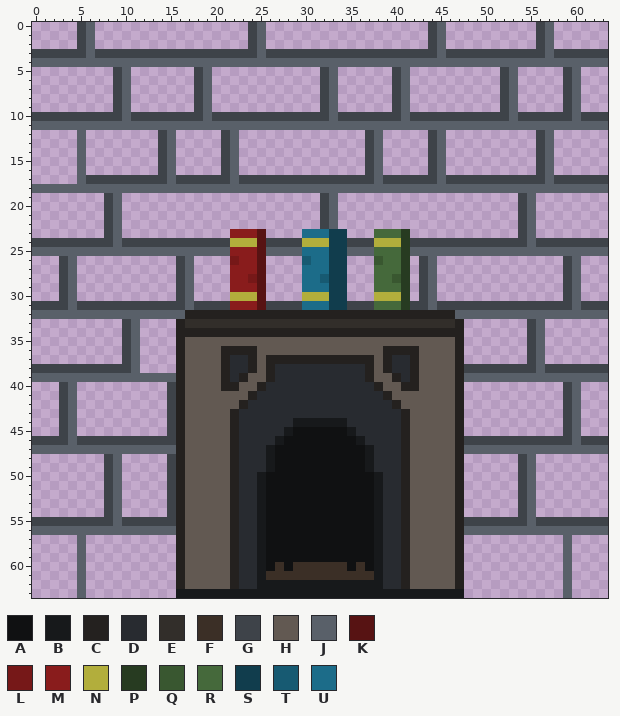
Pixel-art file -- SkeletonSlayerUnity/Assets/ASSETS_ROOT/tilesets/dungeon/tile_background_fireplace.aseprite. Above, as it was before the edit.
64x64 pixels, 1 frame.
Palette (. is transparent): A #101112  B #17191b  C #24211f  D #282b30  E #322e2a  F #3b2f26  G #3e4349  H #625952  J #596069  K #571313  L #761818  M #891c1c  N #b2ae3c  P #273b21  Q #395730  R #45693b  S #113d4d  T #175a72  U #1c6c89
Pixels before (only the part around the change), first column x 0:
 0 .....GJ.................GJ..................GJ..........GJ......
 1 .....GJ.................GJ..................GJ..........GJ......
 2 .....GJ.................GJ..................GJ..........GJ......
 3 GGGGGGJGGGGGGGGGGGGGGGGGGJGGGGGGGGGGGGGGGGGGGJGGGGGGGGGGGJGGGGGG
 4 JJJJJJJJJJJJJJJJJJJJJJJJJJJJJJJJJJJJJJJJJJJJJJJJJJJJJJJJJJJJJJJJ
 5 .........GJ.......GJ............GJ......GJ..........GJ.....GJ...
 6 .........GJ.......GJ............GJ......GJ..........GJ.....GJ...
 7 .........GJ.......GJ............GJ......GJ..........GJ.....GJ...
 8 .........GJ.......GJ............GJ......GJ..........GJ.....GJ...
 9 .........GJ.......GJ............GJ......GJ..........GJ.....GJ...
10 GGGGGGGGGGJGGGGGGGGJGGGGGGGGGGGGGJGGGGGGGJGGGGGGGGGGGJGGGGGGJGGG
11 JJJJJJJJJJJJJJJJJJJJJJJJJJJJJJJJJJJJJJJJJJJJJJJJJJJJJJJJJJJJJJJJ
12 .....J........GJ.....GJ..............GJ.....GJ..........GJ......
13 .....J........GJ.....GJ..............GJ.....GJ..........GJ......
14 .....J........GJ.....GJ..............GJ.....GJ..........GJ......
15 .....J........GJ.....GJ..............GJ.....GJ..........GJ......
16 .....J........GJ.....GJ..............GJ.....GJ..........GJ......
17 .....JGGGGGGGGGJGGGGGGJGGGGGGGGGGGGGGGJGGGGGGJGGGGGGGGGGGJGGGGGG
18 JJJJJJJJJJJJJJJJJJJJJJJJJJJJJJJJJJJJJJJJJJJJJJJJJJJJJJJJJJJJJJJJ
19 ........GJ......................GJ....................GJ........
20 ........GJ......................GJ....................GJ........
21 ........GJ......................GJ....................GJ........
22 ........GJ......................GJ....................GJ........
23 ........GJ............MMMK....UUUSS...RRRP............GJ........
24 GGGGGGGGGJGGGGGGGGGGGGNNNKGGGGNNNSSGGGNNNPGGGGGGGGGGGGGJGGGGGGGG
25 JJJJJJJJJJJJJJJJJJJJJJMMMKJJJJUUUSSJJJRRRPJJJJJJJJJJJJJJJJJJJJJJ
26 ...GJ...........GJ....LMMK....TUUSS...QRRP.GJ..............GJ...
27 ...GJ...........GJ....MMMK....UUUSS...RRRP.GJ..............GJ...
28 ...GJ...........GJ....MMLK....UUTSS...RRQP.GJ..............GJ...
29 ...GJ...........GJ....MMMK....UUUSS...RRRP.GJ..............GJ...
30 ...GJ...........GJ....NNNK....NNNSS...NNNP.GJ..............GJ...
31 GGGGJGGGGGGGGGGGGJGGGGMMMKGGGGUUUSSGGGRRRPGGJGGGGGGGGGGGGGGGJGGG
32 JJJJJJJJJJJJJJJJJCCCCCCCCCCCCCCCCCCCCCCCCCCCCCCJJJJJJJJJJJJJJJJJ
33 ..........GJ....CEEEEEEEEEEEEEEEEEEEEEEEEEEEEEEC.......GJ.......
34 ..........GJ....CCCCCCCCCCCCCCCCCCCCCCCCCCCCCCCC.......GJ.......
35 ..........GJ....CHHHHHHHHHHHHHHHHHHHHHHHHHHHHHHC.......GJ.......
36 ..........GJ....CHHHHCCCCHHHHHHHHHHHHHHCCCCHHHHC.......GJ.......
37 ..........GJ....CHHHHCDDCHCCCCCCCCCCCCHCDDCHHHHC.......GJ.......
38 GGGGGGGGGGGJ....CHHHHCDDCHCDDDDDDDDDDCHCDDCHHHHCGGGGGGGGJGGGGGGG
39 JJJJJJJJJJJJJJJJCHHHHCDCHHCDDDDDDDDDDCHHCDCHHHHCJJJJJJJJJJJJJJJJ
40 ...GJ..........GCHHHHCCHHCDDDDDDDDDDDDCHHCCHHHHC...........GJ...
41 ...GJ..........GCHHHHHHHCDDDDDDDDDDDDDDCHHHHHHHC...........GJ...
42 ...GJ..........GCHHHHHHCDDDDDDDDDDDDDDDDCHHHHHHC...........GJ...
43 ...GJ..........GCHHHHHCDDDDDDDDDDDDDDDDDDCHHHHHC...........GJ...
44 ...GJ..........GCHHHHHCDDDDDDBBBBBBDDDDDDCHHHHHC...........GJ...
45 ...GJ..........GCHHHHHCDDDDDBAAAAAABDDDDDCHHHHHC...........GJ...
46 GGGGJGGGGGGGGGGGCHHHHHCDDDDBAAAAAAAABDDDDCHHHHHCGGGGGGGGGGGGJGGG
47 JJJJJJJJJJJJJJJJCHHHHHCDDDBAAAAAAAAAABDDDCHHHHHCJJJJJJJJJJJJJJJJ
48 ........GJ.....GCHHHHHCDDDBAAAAAAAAAABDDDCHHHHHC......GJ........
49 ........GJ.....GCHHHHHCDDDBAAAAAAAAAABDDDCHHHHHC......GJ........
50 ........GJ.....GCHHHHHCDDBAAAAAAAAAAAABDDCHHHHHC......GJ........
51 ........GJ.....GCHHHHHCDDBAAAAAAAAAAAABDDCHHHHHC......GJ........
52 ........GJ.....GCHHHHHCDDBAAAAAAAAAAAABDDCHHHHHC......GJ........
53 ........GJ.....GCHHHHHCDDBAAAAAAAAAAAABDDCHHHHHC......GJ........
54 ........GJ.....GCHHHHHCDDBAAAAAAAAAAAABDDCHHHHHC......GJ........
55 GGGGGGGGGJGGGGGGCHHHHHCDDBAAAAAAAAAAAABDDCHHHHHCGGGGGGGJGGGGGGGG
56 JJJJJJJJJJJJJJJJCHHHHHCDDBAAAAAAAAAAAABDDCHHHHHCJJJJJJJJJJJJJJJJ
57 .....J..........CHHHHHCDDBAAAAAAAAAAAABDDCHHHHHC...........J....
58 .....J..........CHHHHHCDDBAAAAAAAAAAAABDDCHHHHHC...........J....
59 .....J..........CHHHHHCDDBAAAAAAAAAAAABDDCHHHHHC...........J....
60 .....J..........CHHHHHCDDBAFAFFFFFFAFABDDCHHHHHC...........J....
61 .....J..........CHHHHHCDDBFFFFFFFFFFFFBDDCHHHHHC...........J....
62 .....J..........CHHHHHCDDBBBBBBBBBBBBBBDDCHHHHHC...........J....
63 .....J..........BBBBBBBBBBBBBBBBBBBBBBBBBBBBBBBB...........J....
After:
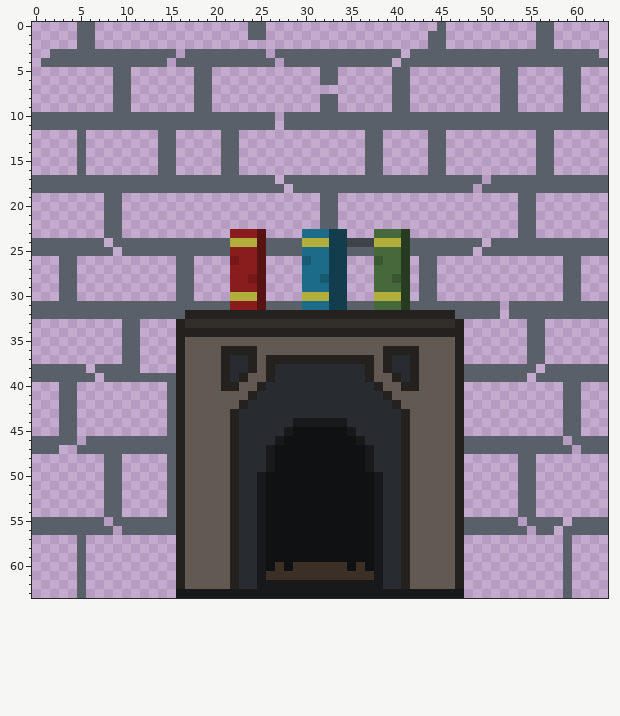
Diff:
Changed rows in their new state; - is an unchanged pixel.
first column x 0:
 0 -----J------------------J-------------------.-----------J-------
 1 -----J------------------J-------------------J-----------J-------
 2 -----J------------------..------------------J-----------J-------
 3 ..JJJJ-JJJJJJJJJ.JJJJJJJJ-.JJJJJJJJJJJJJJ.JJJ-JJJJJJJJJJJ-JJJJJ.
 4 .--------------.-----------.------------.-----------------------
 5 ---------J--------J-------------J-------J-----------J------J----
 6 ---------J--------J-------------J-------J-----------J------J----
 7 ---------J--------J-------------..------J-----------J------J----
 8 ---------J--------J-------------J-------J-----------J------J----
 9 ---------J--------J-------------J-------J-----------J------J----
10 JJJJJJJJJJ-JJJJJJJJ-JJJJJJJ.JJJJJ-JJJJJJJ-JJJJJJJJJJJ-JJJJJJ-JJJ
11 ---------------------------.------------------------------------
12 --------------J------J---------------J------J-----------J-------
13 --------------J------J---------------J------J-----------J-------
14 --------------J------J---------------J------J-----------J-------
15 --------------J------J---------------J------J-----------J-------
16 --------------J------J---------------J------J-----------J-------
17 JJJJJ-JJJJJJJJJ-JJJJJJ-JJJJ.JJJJJJJJJJ-JJJJJJ-JJJJ.JJJJJJ-JJJJJJ
18 ----------------------------.--------------------.--------------
19 --------J-----------------------J---------------------J---------
20 --------J-----------------------J---------------------J---------
21 --------J-----------------------J---------------------J---------
22 --------J-----------------------J---------------------J---------
23 --------J---------------------------------------------J---------
24 JJJJJJJJ.-JJJJJJJJJJJJ----JJJJ------------JJJJJJJJ.JJJJ-JJJJJJJJ
25 ---------.---------------------------------------.--------------
26 ---J------------J--------------------------J---------------J----
27 ---J------------J--------------------------J---------------J----
28 ---J------------J--------------------------J---------------J----
29 ---J------------J--------------------------J---------------J----
30 ---J------------J--------------------------J---------------J----
31 JJJJ-JJJJJJJJJJJJ-JJJJ----JJJJ-----JJJ----JJ-JJJJJJJ.JJJJJJJ-JJJ
32 ----------------------------------------------------.-----------
33 ----------J--------------------------------------------J--------
34 ----------J--------------------------------------------J--------
35 ----------J--------------------------------------------J--------
36 ----------J--------------------------------------------J--------
37 ----------J--------------------------------------------J--------
38 JJJJJJ.JJJJ-------------------------------------JJJJJJJJ.JJJJJJJ
39 -------.-----------------------------------------------.--------
40 ---J-----------J-------------------------------------------J----
41 ---J-----------J-------------------------------------------J----
42 ---J-----------J-------------------------------------------J----
43 ---J-----------J-------------------------------------------J----
44 ---J-----------J-------------------------------------------J----
45 ---J-----------J-------------------------------------------J----
46 JJJJ-.JJJJJJJJJJ--------------------------------JJJJJJJJJJJ.-JJJ
47 ---..-------------------------------------------------------.---
48 --------J------J--------------------------------------J---------
49 --------J------J--------------------------------------J---------
50 --------J------J--------------------------------------J---------
51 --------J------J--------------------------------------J---------
52 --------J------J--------------------------------------J---------
53 --------J------J--------------------------------------J---------
54 --------J------J--------------------------------------J---------
55 JJJJJJJJ.-JJJJJJ--------------------------------JJJJJJ.-JJJ.JJJJ
56 ---------.---------------------------------------------.--.-----
